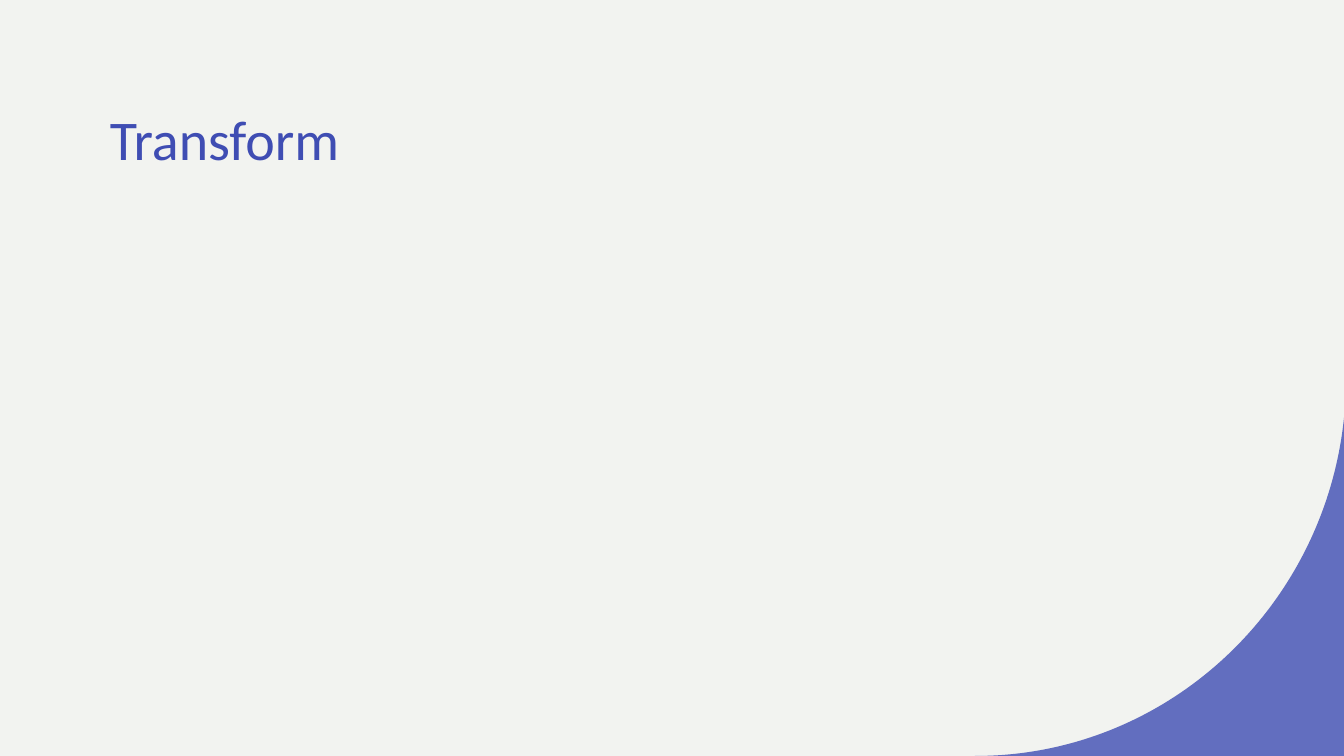
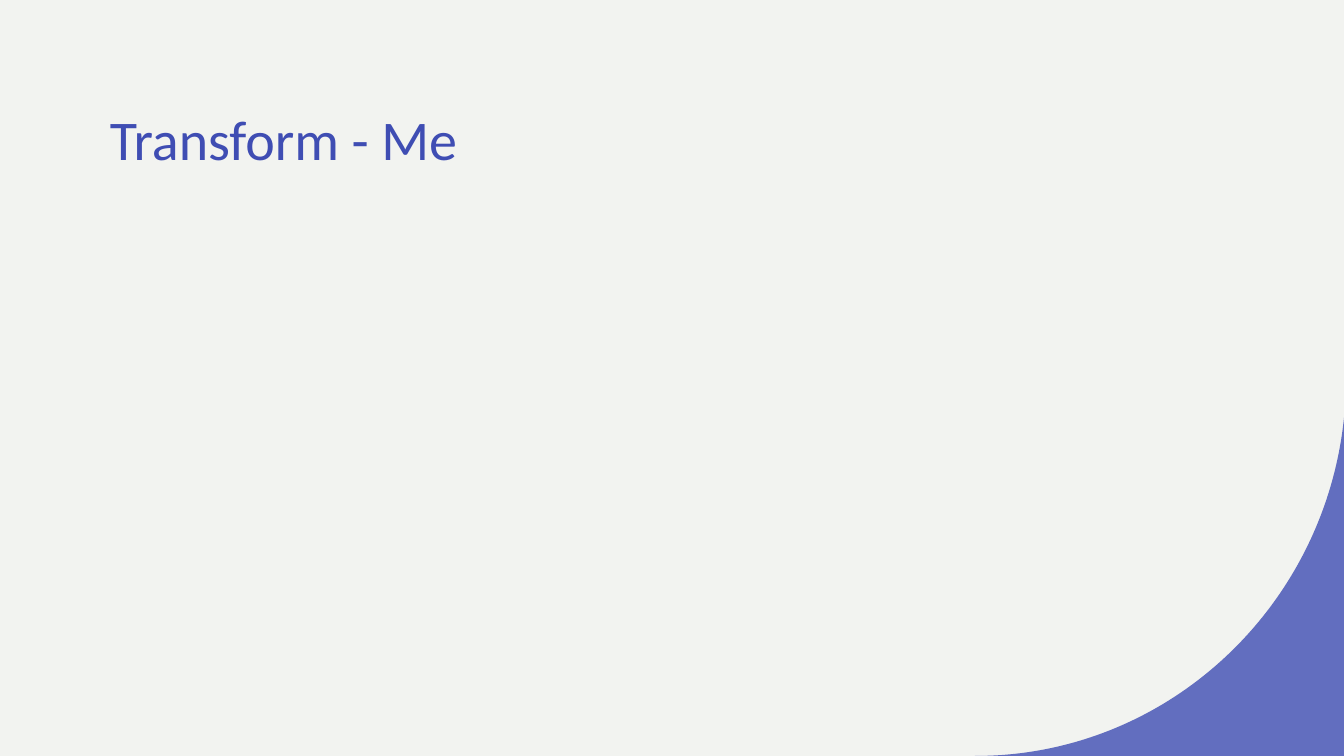
Before and after one commit to cecileung1208/Project_2_ETL, a slide deck: slide 9 of ETL Project Write-up.pptx (slide 8 before the commit). Drawn at 1344x756 pixels with LibreOffice and Linux fonts; fonts in the diff are those of the drawing. Boxes give left, top, right and bottom in pixels: in the first picture for what was removed or moved away, otherwise in the second. Text is boxed around its words. In the diff, an @@ line names an element or a change of style, - is before the commit and + after.

```diff
--- a/ETL Project Write-up.pptx
+++ b/ETL Project Write-up.pptx
@@ title at [110,121,457,161]: text changed @@
-Transform
+Transform - Me
```
Also in this commit, not shown: 1 slide added, 2 other files.
